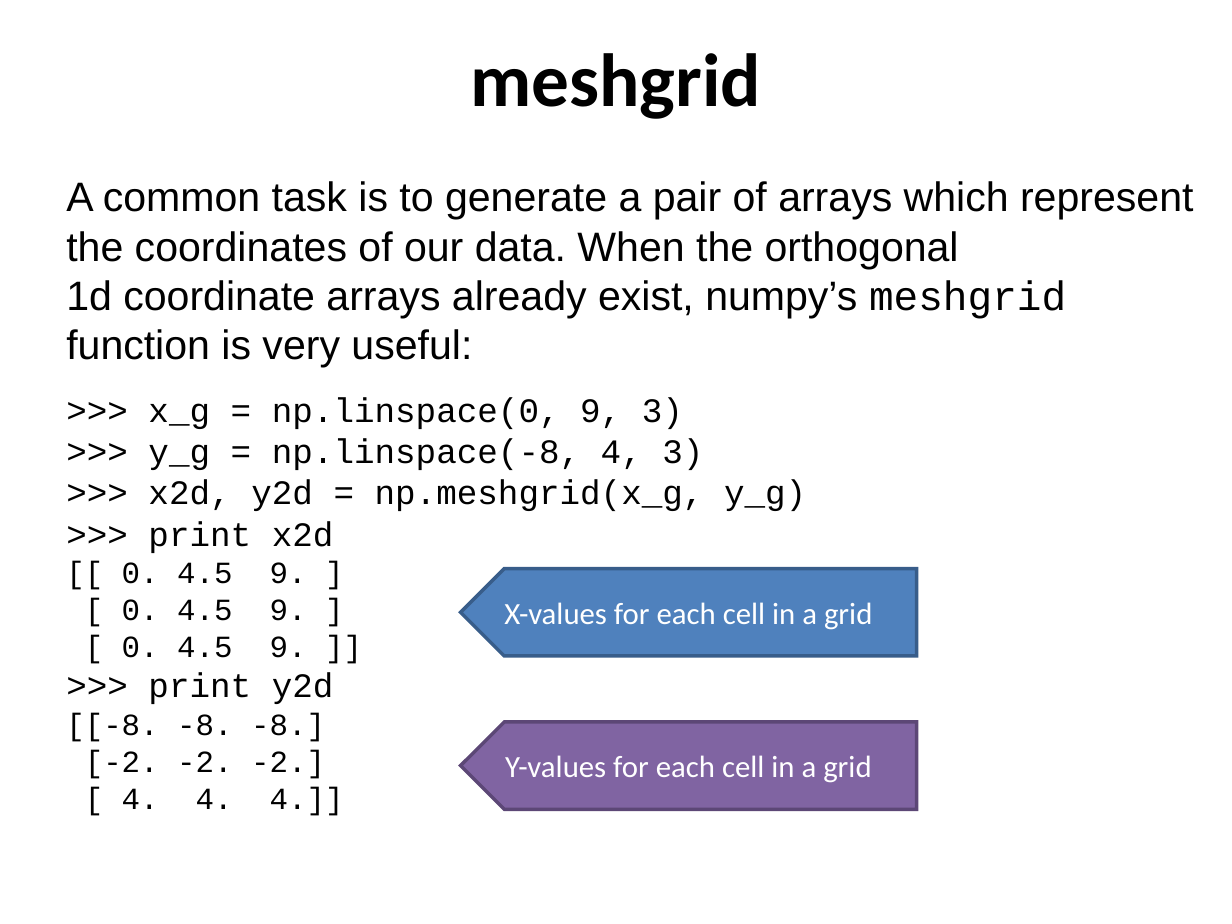
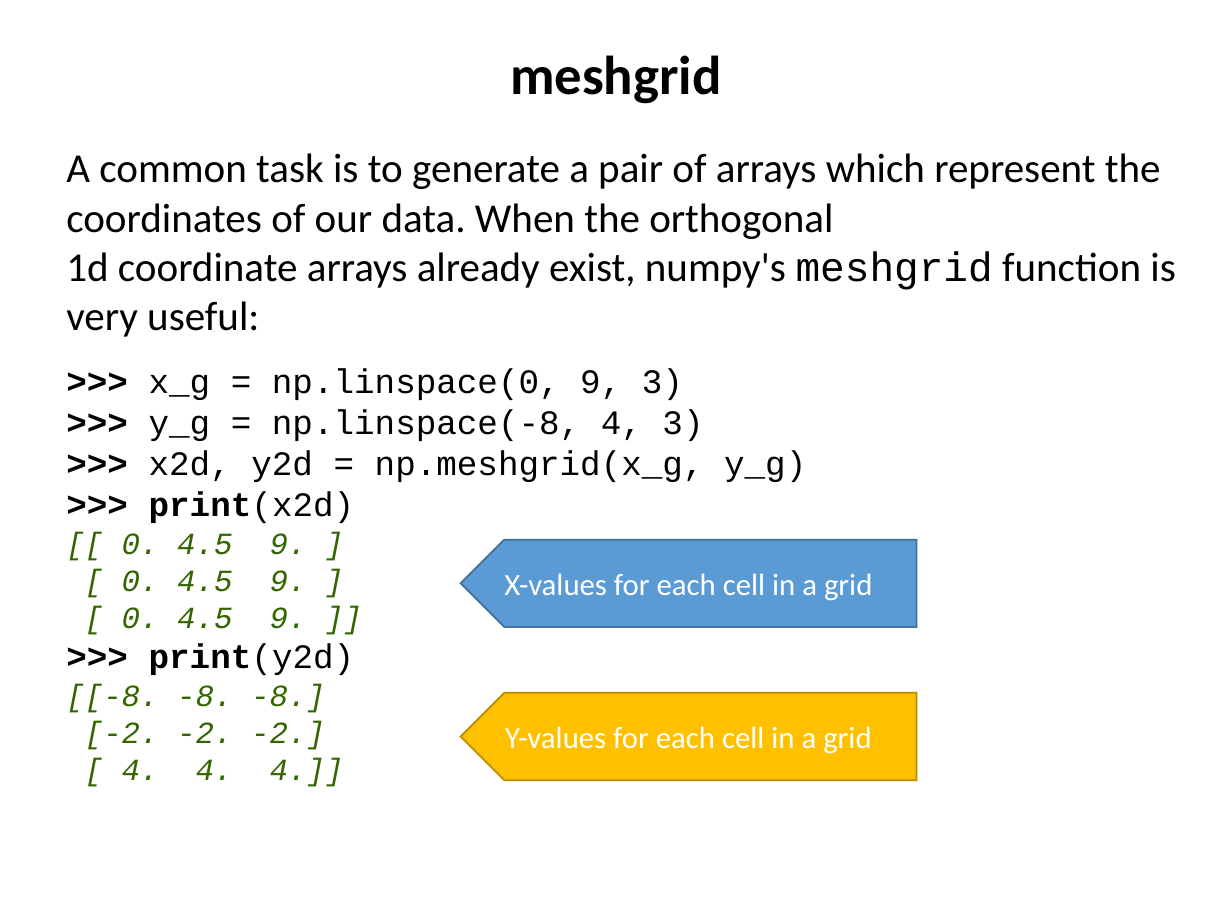
Before and after one commit to ncasuk/ncas-isc, a slide deck: slide 17 of python/presentations/handling_arrays/numpy.ppt (slide 18 before the commit). Drawn at 1232x924 pixels with LibreOffice and Linux fonts; fonts in the diff are those of the drawing; background and template pictures are left out. Boxes give left, top, right and bottom in pixels: in the first picture for what was removed or moved away, otherwise in the second. Text is boxed around its words. In the diff, an @@ line names an element or a change of style, - is before the commit and + after.

Commit message:
Finished and checked numpy presentation

```diff
--- a/python/presentations/handling_arrays/numpy.ppt
+++ b/python/presentations/handling_arrays/numpy.ppt
@@ title "meshgrid" at (510, 55, 721, 104): size 44 to 32 pt; line spacing 1 to 0.9 @@
@@ text at (66, 153, 1161, 787): font Arial to Calibri in "A common task is to generate a ..."; bold on in ">>>", ">>>", ">>>"; text colour #000000 to #336600, italic on in "[[ 0. 4.5 9. ]", "[ 0. 4.5 9. ]", "[ 0. 4.5 9. ]]", "[[-8. -8. -8.]" and 2 more places @@
@@ text at (66, 251, 1175, 337): text changed; font Arial to Calibri @@
-1d coordinate arrays already exist, numpy’s meshgrid function is very useful:
+1d coordinate arrays already exist, numpy's meshgrid function is very useful:
@@ text at (149, 491, 355, 523): text changed; bold on @@
->>> print x2d
+>>> print(x2d)
@@ freeform shape "X-values for each cell in ..." at (461, 540, 917, 627): fill #4F81BD to #5B9BD5; outline #385D8A 2.01 pt to #41719C 0.99 pt @@
@@ text at (149, 643, 355, 675): text changed; bold on @@
->>> print y2d
+>>> print(y2d)
@@ 2 freeform shapes, 1 text: place and size @@
-2 freeform shapes, 1 text at (66, 181, 1193, 816)
+2 freeform shapes, 1 text at (66, 153, 1175, 787)
@@ freeform shape "Y-values for each cell in ..." at (461, 692, 917, 780): fill #8064A2 to #FFC000; outline #5C4776 2.01 pt to #BC8C00 0.99 pt @@
```
Also in this commit, not shown: 35 other slides changed, 1 slide removed.
